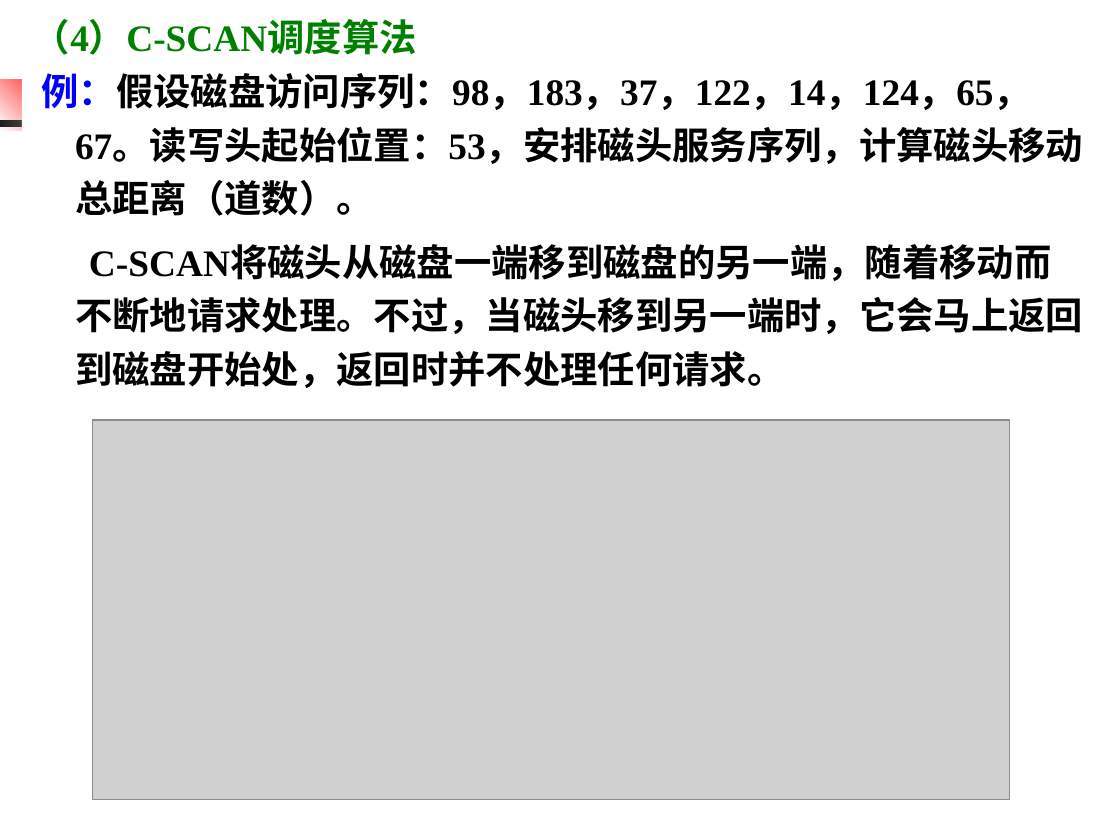
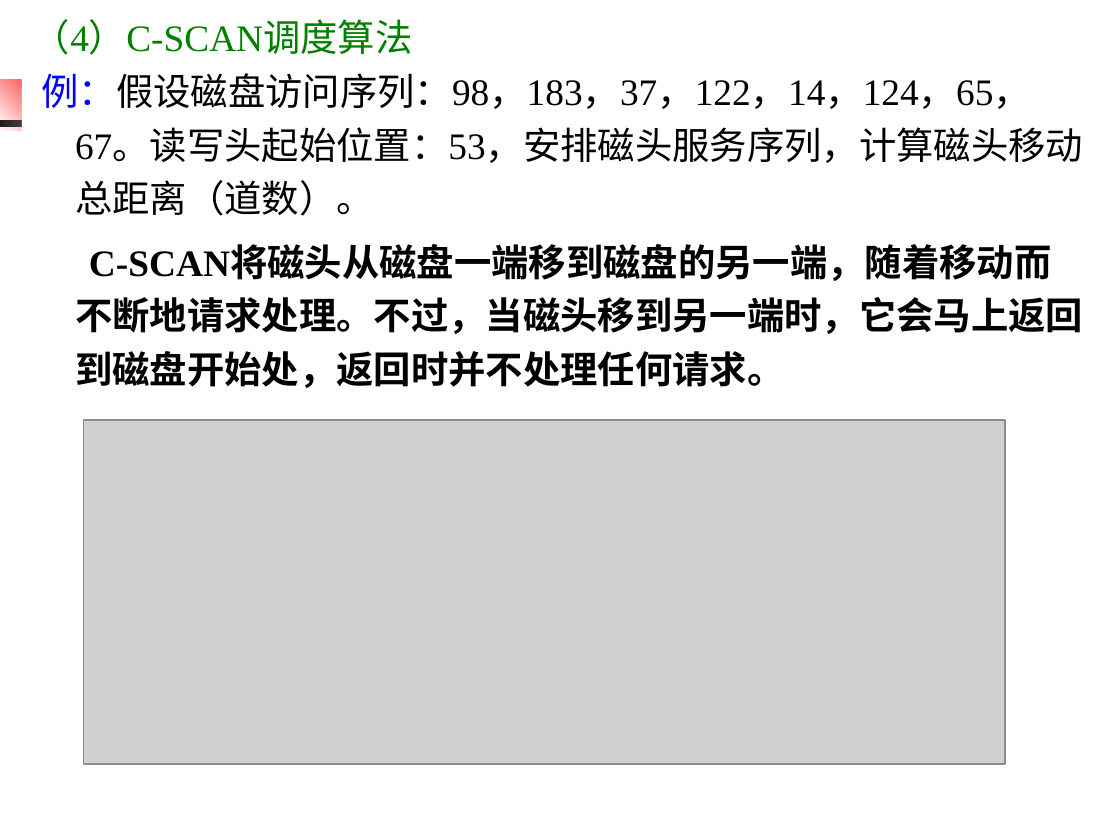
Before and after one commit to edu2act/course-OS, a slide deck: slide 77 of materials/slides/OS_Chap 6.ppt. Drawn at 1120x840 pixels with LibreOffice and Linux fonts; fonts in the diff are those of the drawing; grey boxes stand for pictures. Boxes give left, top, right and bottom in pixels: in the first picture for what was removed or moved away, otherwise in the second. Text is boxed around its words. In the diff, an @@ line names an element or a change of style, - is before the commit and + after.

```diff
--- a/materials/slides/OS_Chap 6.ppt
+++ b/materials/slides/OS_Chap 6.ppt
@@ text at <box>33,19,1083,216</box>: bold off in "（4）C-SCAN调度算法", "例：假设磁盘访问序列：98，183，37，122，14，124，65，67。读写头起始位置：53，安排磁头服务序列，计算 ..." @@
@@ picture: place and size @@
-picture at <box>93,420,1010,800</box>
+picture at <box>84,420,1006,764</box>
```
Also in this commit, not shown: 29 other slides changed, 3 other files.
